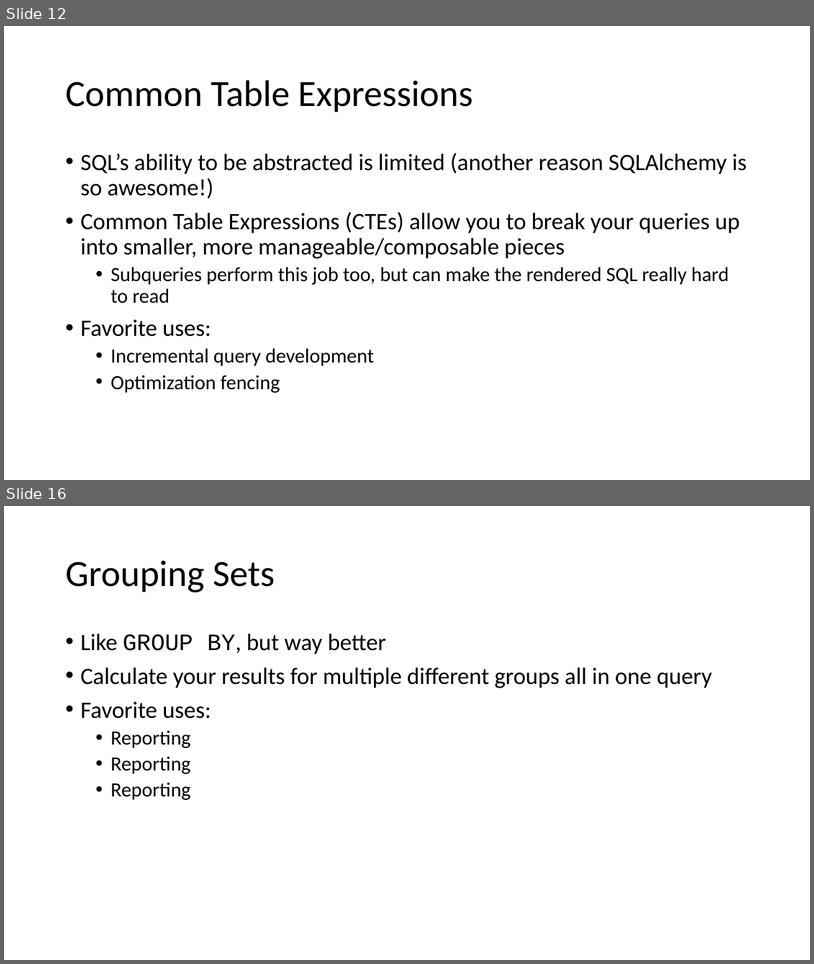
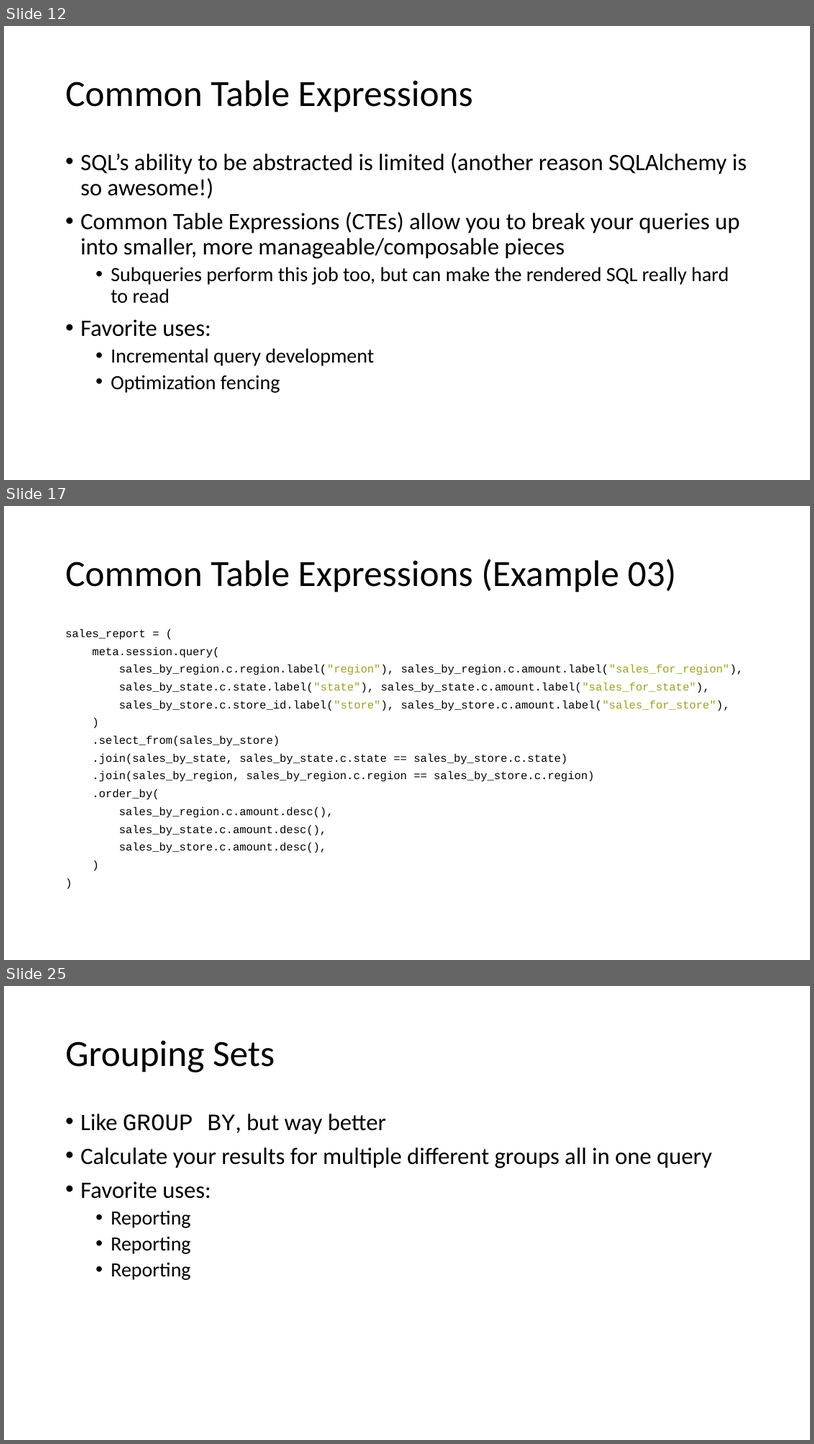
Before and after one commit to f0rk/pygotham-2019, a slide deck: pygotham-2019.pptx. Shown one above the other, each under a label of ours: slides 12 and 16 before the commit, slides 12, 17 and 25 after it; the slides between them are not shown. The pictures are 814x964 and 814x1444 pixels, drawn with LibreOffice and Linux fonts; fonts in the diff are those of the drawing. Boxes give left, top, right and bottom in pixels: in the first picture for what was removed or moved away, otherwise in the second. Text is boxed around its words. In the diff, an @@ line names an element or a change of style, - is before the commit and + after.

Commit message:
additonal example + more deck content

```diff
--- a/pygotham-2019.pptx
+++ b/pygotham-2019.pptx
@@ slide 17 added at bbox=[4, 506, 810, 960], background #FFFFFF @@
@@ title added at bbox=[65, 559, 677, 592], 44 pt, text #000000 @@
+Common Table Expressions (Example 03)
@@ text added at bbox=[65, 628, 744, 853], 13.3 pt, text #000000 @@
+sales_report = (
+meta.session.query(
+sales_by_region.c.region.label("region"), sales_by_region.c.amount.label("sales_for_region"),
+sales_by_state.c.state.label("state"), sales_by_state.c.amount.label("sales_for_state"),
+sales_by_store.c.store_id.label("store"), sales_by_store.c.amount.label("sales_for_store"),
+)
+.select_from(sales_by_store)
+.join(sales_by_state, sales_by_state.c.state == sales_by_store.c.state)
+.join(sales_by_region, sales_by_region.c.region == sales_by_store.c.region)
+.order_by(
+sales_by_region.c.amount.desc(),
+sales_by_state.c.amount.desc(),
+sales_by_store.c.amount.desc(),
+)
+)
@@ what was slide 16 is now slide 25 @@
```
Also in this commit, not shown: 4 slides changed, 12 other slides added, 1 other file.
